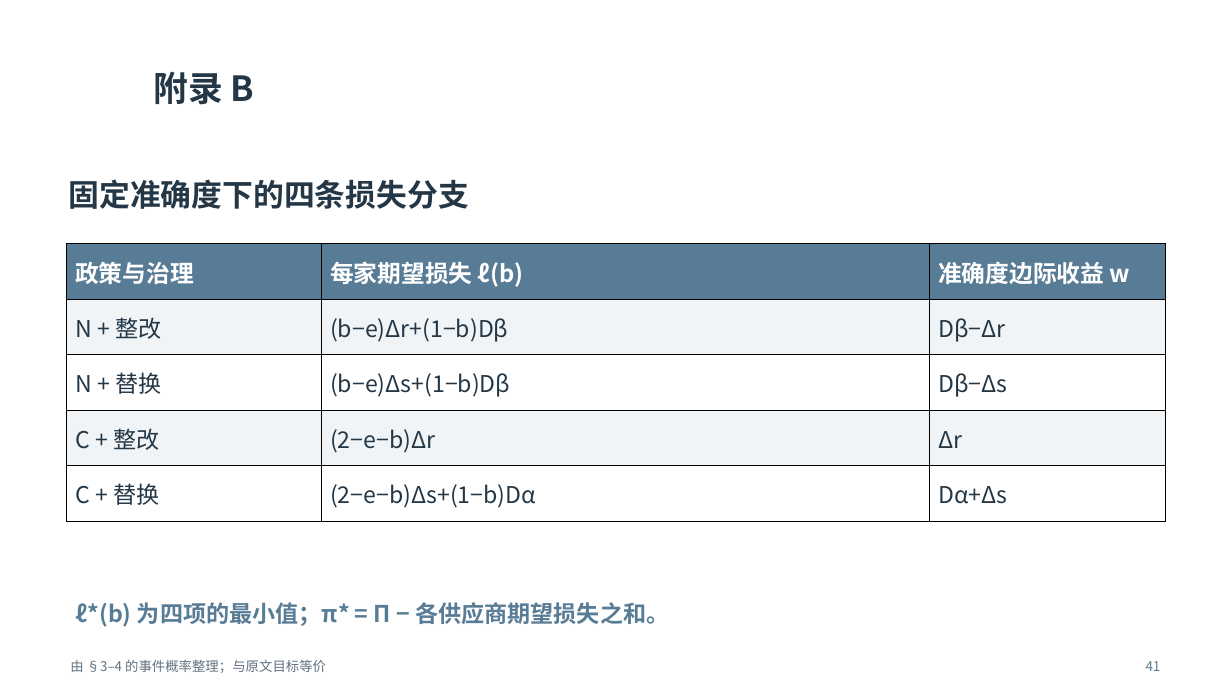
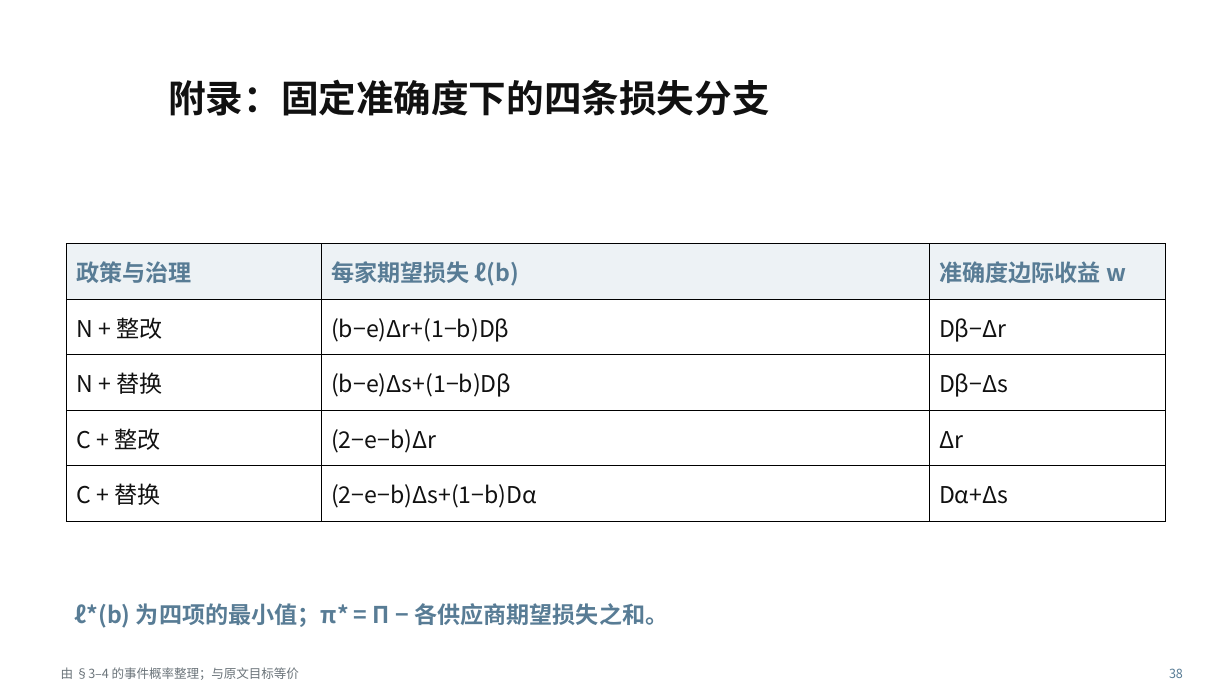
Before and after one commit to shuihongyan7-max/test-codex, a slide deck: slide 38 of 大组会.pptx (slide 41 before the commit). Drawn at 1232x693 pixels with LibreOffice and Linux fonts; fonts in the diff are those of the drawing; background and template pictures are left out. Boxes give left, top, right and bottom in pixels: in the first picture for what was removed or moved away, otherwise in the second. Text is boxed around its words. In the diff, an @@ line names an element or a change of style, - is before the commit and + after.

```diff
--- a/大组会.pptx
+++ b/大组会.pptx
@@ text removed at [153,71,255,105] @@
-附录 B
@@ text at [168,79,769,116]: text changed; size 24 to 29.2 pt; text colour #243746 to #111111 @@
-固定准确度下的四条损失分支
+附录：固定准确度下的四条损失分支
@@ table at [67,244,1165,521] @@
@@ fill #587C95 to #EDF2F5 in row 1 @@
@@ fill #F0F4F7 to #FFFFFF in 6 cells @@
@@ size 18.5 to 18 pt, text colour #FFFFFF to #587C95 in "政策与治理", "每家期望损失 ℓ(b)", "准确度边际收益 w" @@
@@ text colour #243746 to #111111 in "N + 整改", "(b−e)Δr+(1−b)Dβ", "Dβ−Δr", "N + 替换" and 8 more places @@
@@ text "由 §3–4 的事件概率整理；与原文目标等价": place and size @@
-text "由 §3–4 的事件概率整理；与原文目标等价" at [70,660,326,673]
+text "由 §3–4 的事件概率整理；与原文目标等价" at [61,667,299,680]
@@ text "由 §3–4 的事件概率整理；与原文目标等价" at [61,667,299,680]: size 10.4 to 9.8 pt, text colour #627281 to #6B747A; line spacing 1.03 to 1.08 @@
@@ text removed at [1146,661,1161,671] @@
-41
@@ text added at [1169,668,1183,678], 9.8 pt, text #587C95 @@
+38
```
Also in this commit, not shown: 17 other slides changed, 25 slides added, 31 slides removed, 1 other file.
